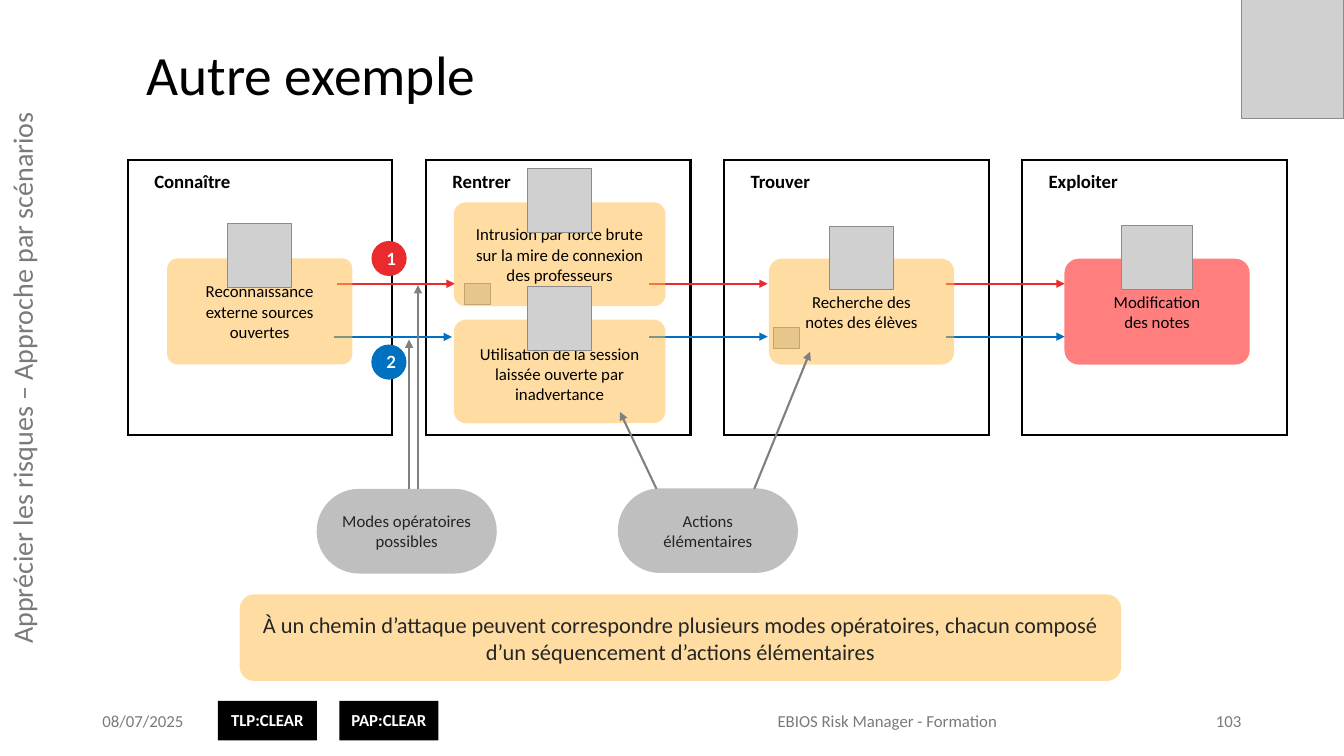
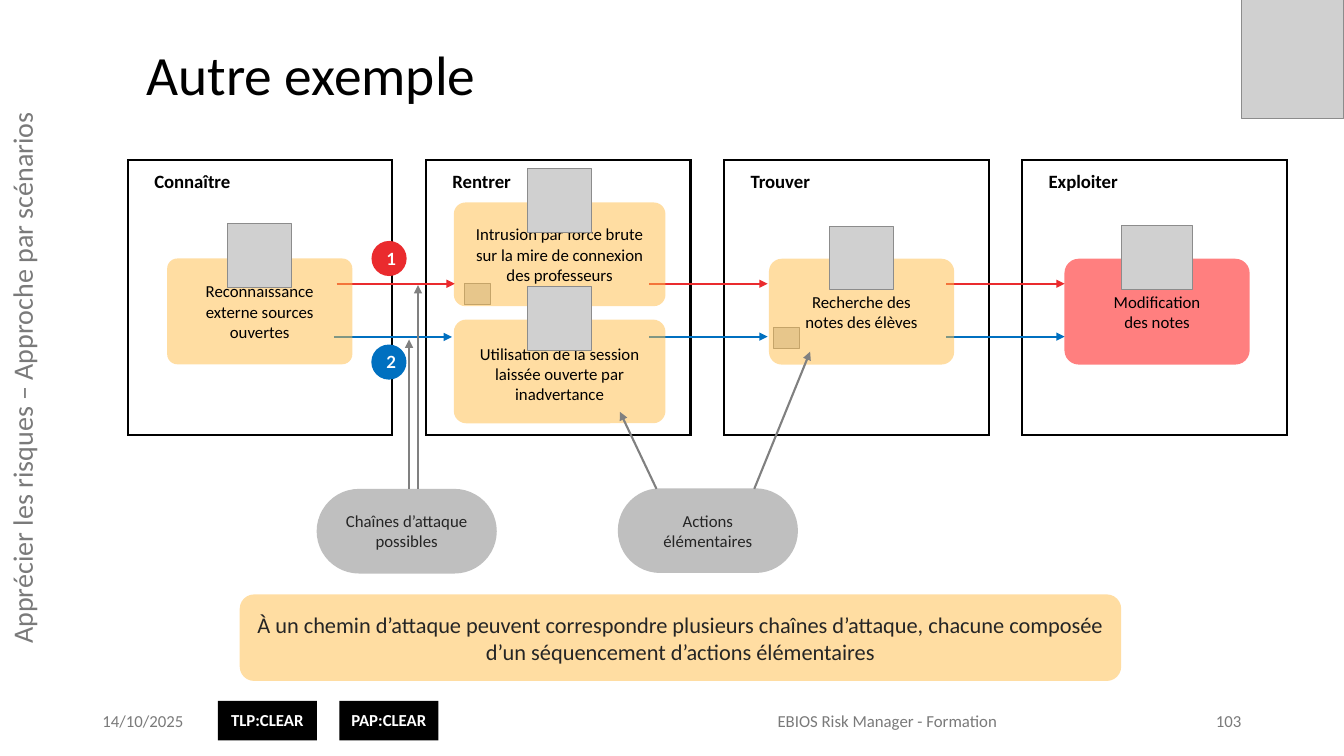
Before and after one commit to matthieu-grall/ebios_formation, a slide deck: slide 103 of EBIOS Risk Manager - Formation - Présentation.pptx. Drawn at 1344x756 pixels with LibreOffice and Linux fonts; fonts in the diff are those of the drawing; grey boxes stand for pictures; background and template pictures are left out. Boxes give left, top, right and bottom in pixels: in the first picture for what was removed or moved away, otherwise in the second. Text is boxed around its words. In the diff, an @@ line names an element or a change of style, - is before the commit and + after.

```diff
--- a/EBIOS Risk Manager - Formation - Présentation.pptx
+++ b/EBIOS Risk Manager - Formation - Présentation.pptx
@@ text in rounded rectangle at (x1=346, y1=515, x2=467, y2=550): text changed @@
-Modes opératoires possibles
+Chaînes d’attaque possibles
@@ text in rounded rectangle at (x1=257, y1=614, x2=1102, y2=664): text changed @@
-  À un chemin d’attaque peuvent correspondre plusieurs modes opératoires, chacun composé d’un séquencement d’actions élémentaires
+  À un chemin d’attaque peuvent correspondre plusieurs chaînes d’attaque, chacune composée d’un séquencement d’actions élémentaires
@@ text at (x1=102, y1=715, x2=183, y2=728): text changed @@
-08/07/2025
+14/10/2025
```
Also in this commit, not shown: 158 other slides changed, 1 other file.
